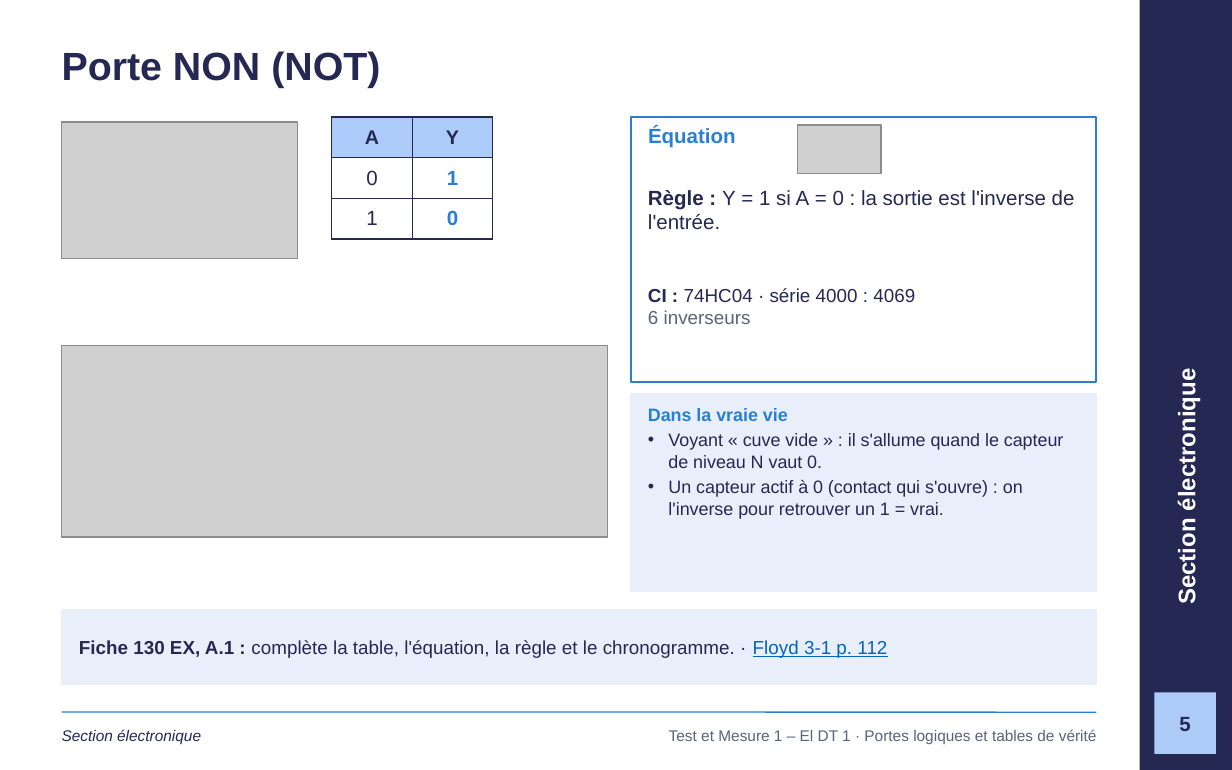
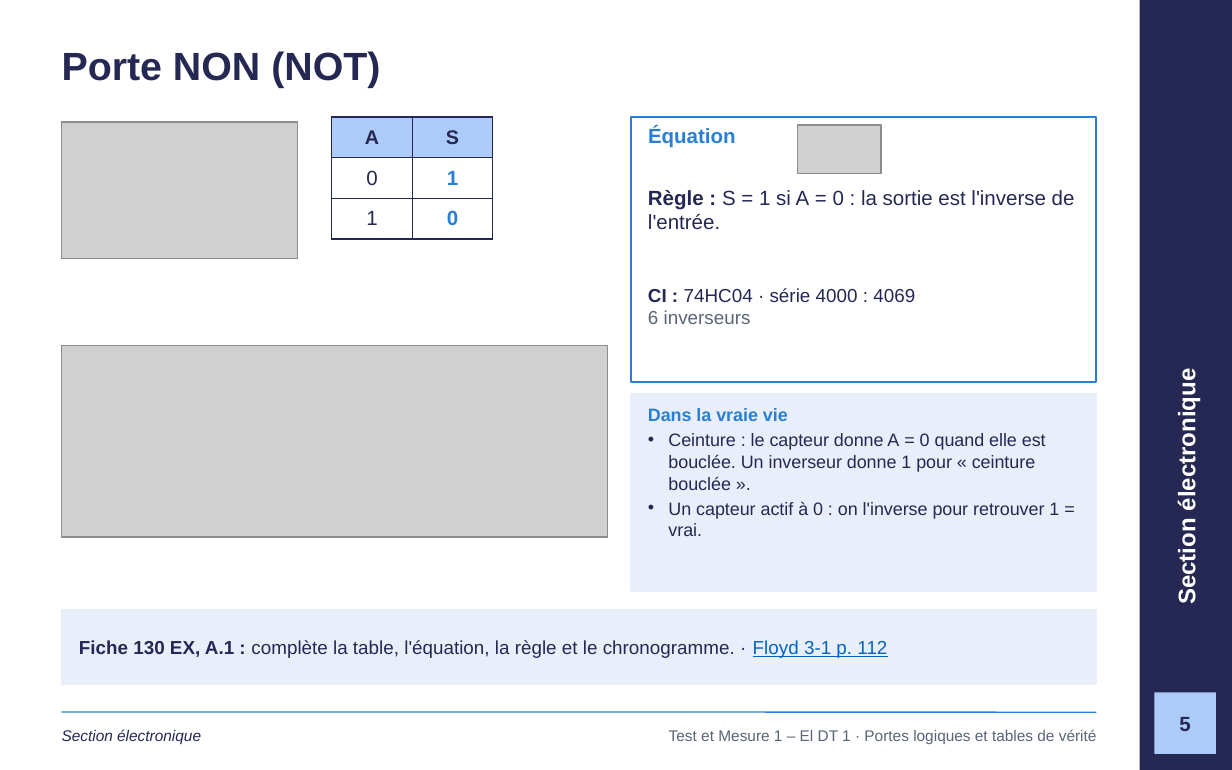
Before and after one commit to GlemoineETML/cours-etml, a slide deck: slide 5 of reference/tm1/semaine-1/120 Portes logiques et tables de vérité.pptx. Drawn at 1232x770 pixels with LibreOffice and Linux fonts; fonts in the diff are those of the drawing; grey boxes stand for pictures; background and template pictures are left out. Boxes give left, top, right and bottom in pixels: in the first picture for what was removed or moved away, otherwise in the second. Text is boxed around its words. In the diff, an @@ line names an element or a change of style, - is before the commit and + after.

```diff
--- a/reference/tm1/semaine-1/120 Portes logiques et tables de vérité.pptx
+++ b/reference/tm1/semaine-1/120 Portes logiques et tables de vérité.pptx
@@ table at (331, 117, 492, 240) @@
-row 1, column 2: Y
+row 1, column 2: S
@@ text at (648, 190, 1075, 229): text changed @@
-Règle : Y = 1 si A = 0 : la sortie est l'inverse de l'entrée.
+Règle : S = 1 si A = 0 : la sortie est l'inverse de l'entrée.
@@ text at (668, 433, 1059, 536): text changed @@
-• Voyant « cuve vide » : il s'allume quand le capteur de niveau N vaut 0.
-• Un capteur actif à 0 (contact qui s'ouvre) : on l'inverse pour retrouver un 1 = vrai.
+• Ceinture : le capteur donne A = 0 quand elle est bouclée. Un inverseur donne 1 pour « ceinture bouclée ».
+• Un capteur actif à 0 : on l'inverse pour retrouver 1 = vrai.
```
Also in this commit, not shown: 16 other slides changed, 1 slide added, 24 other files.
